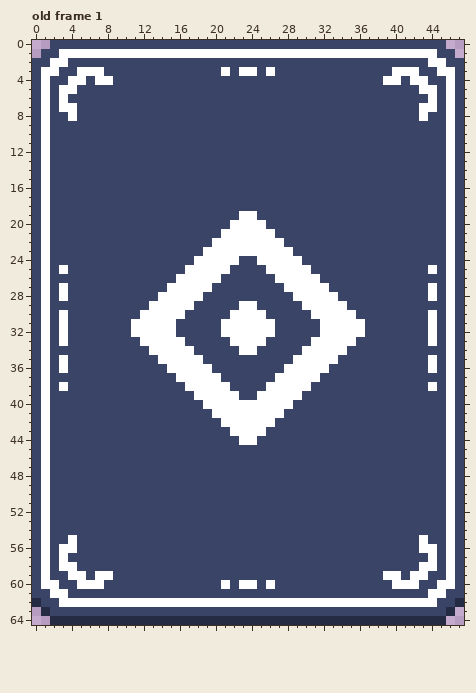
Two states of a pixel-art file, testcard.aseprite. That is the earlier state.
48x65 pixels, 1 frame. Shown: old frame 1. The commit also changed other frames, which this record leaves out.
Now the later version:
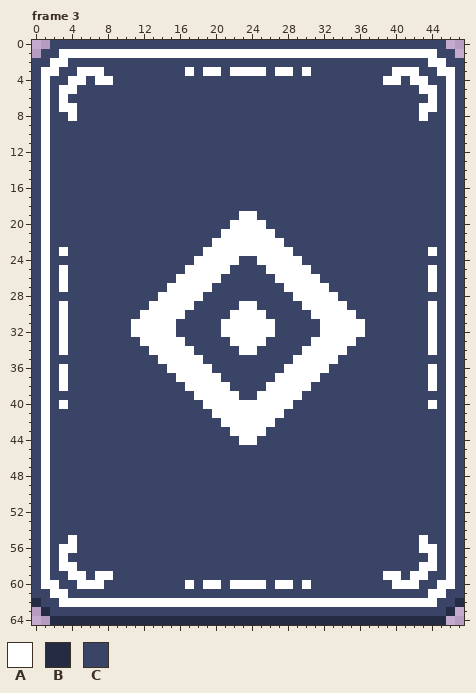
Palette (. is transparent): A #ffffff  B #262b44  C #3a4466
A new or re-ordered frame is compared with the old frame closest to it.
Change:
frames 1 -> 3
Frame 3 is new; against old frame 1:
y 3: x 17 C -> A; x 19..22 CCAC -> AACA; x 25..28 CACC -> ACAA; x 30 C -> A
y 23: x 3 C -> A; x 44 C -> A
y 26: x 3 C -> A; x 44 C -> A
y 28: x 3 A -> C; x 44 A -> C
y 29: x 3 C -> A; x 44 C -> A
y 34: x 3 C -> A; x 44 C -> A
y 35: x 3 A -> C; x 44 A -> C
y 37: x 3 C -> A; x 44 C -> A
y 40: x 3 C -> A; x 44 C -> A
y 60: x 17 C -> A; x 19..22 CCAC -> AACA; x 25..28 CACC -> ACAA; x 30 C -> A
Changed places in both pictures, as pixel boxes (x1, y1, x2, y2):
changed: (185, 67, 311, 76)
changed: (59, 247, 68, 310)
changed: (428, 247, 437, 310)
changed: (59, 346, 68, 409)
changed: (428, 346, 437, 409)
changed: (185, 580, 311, 589)
